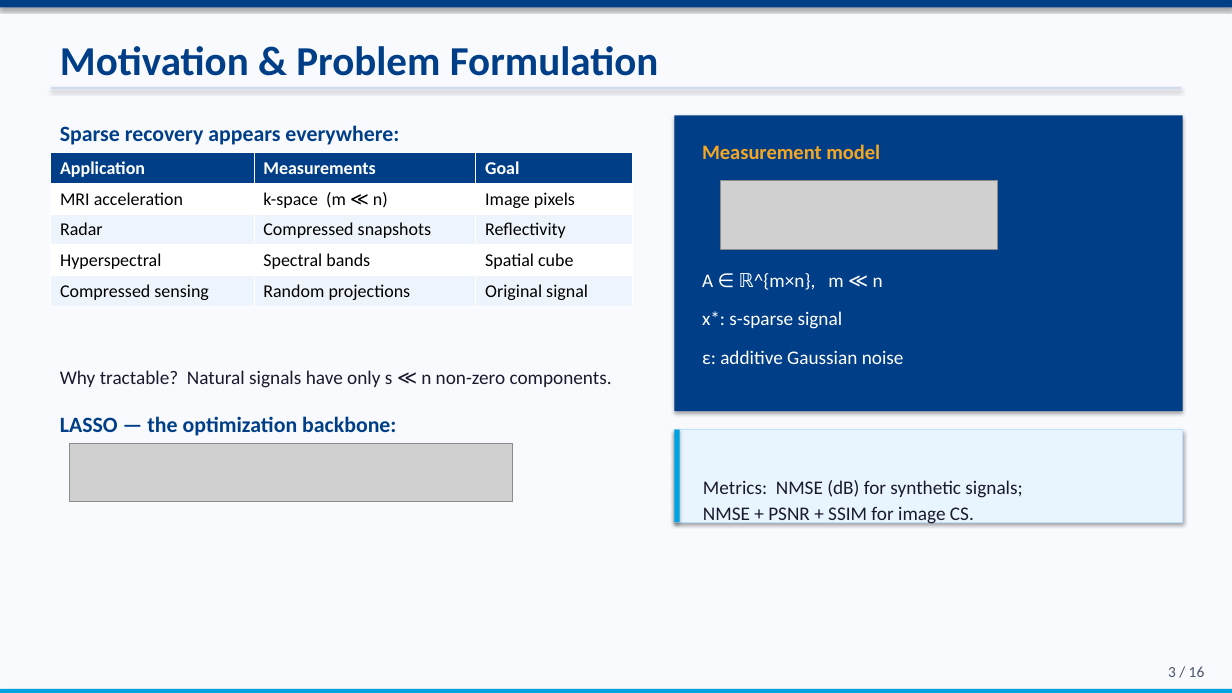
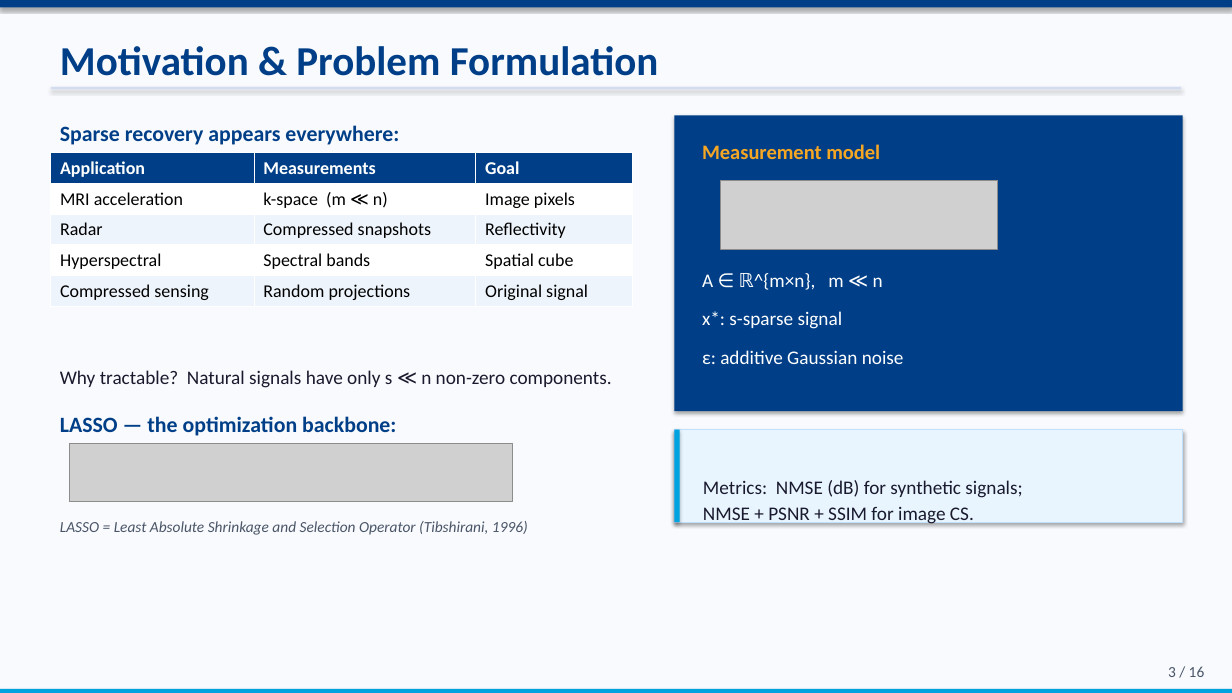
Before and after one commit to ThEpiCake/hyperlista-mbdl, a slide deck: slide 3 of submission/MBDL_Seminar_Presentation.pptx. Drawn at 1232x693 pixels with LibreOffice and Linux fonts; fonts in the diff are those of the drawing; grey boxes stand for pictures. Boxes give left, top, right and bottom in pixels: in the first picture for what was removed or moved away, otherwise in the second. Text is boxed around its words. In the diff, an @@ line names an element or a change of style, - is before the commit and + after.

```diff
--- a/submission/MBDL_Seminar_Presentation.pptx
+++ b/submission/MBDL_Seminar_Presentation.pptx
@@ text added at (x1=60, y1=521, x2=528, y2=535), 12 pt, text #4A5568, italic @@
+LASSO = Least Absolute Shrinkage and Selection Operator (Tibshirani, 1996)
```
Also in this commit, not shown: 3 other files.
